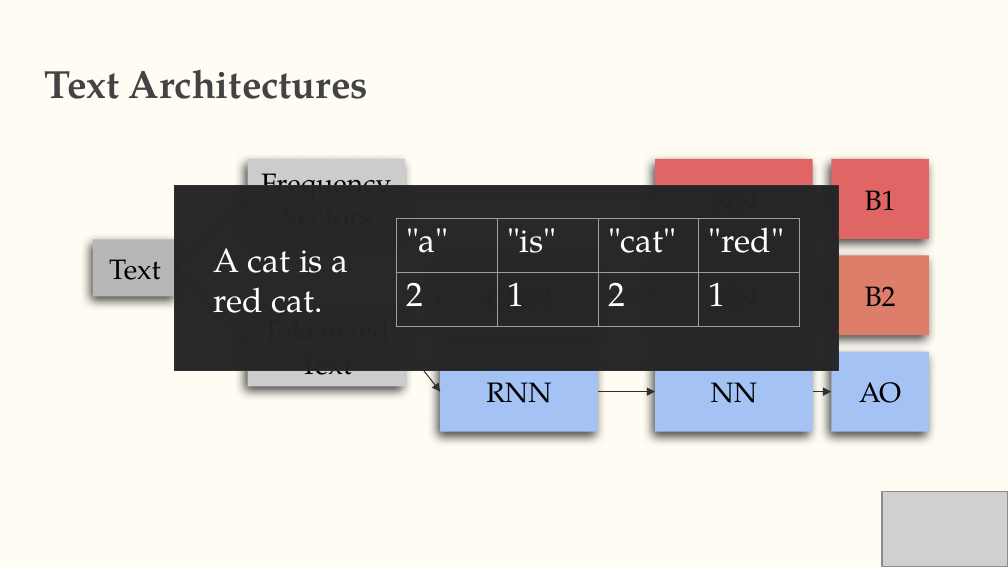
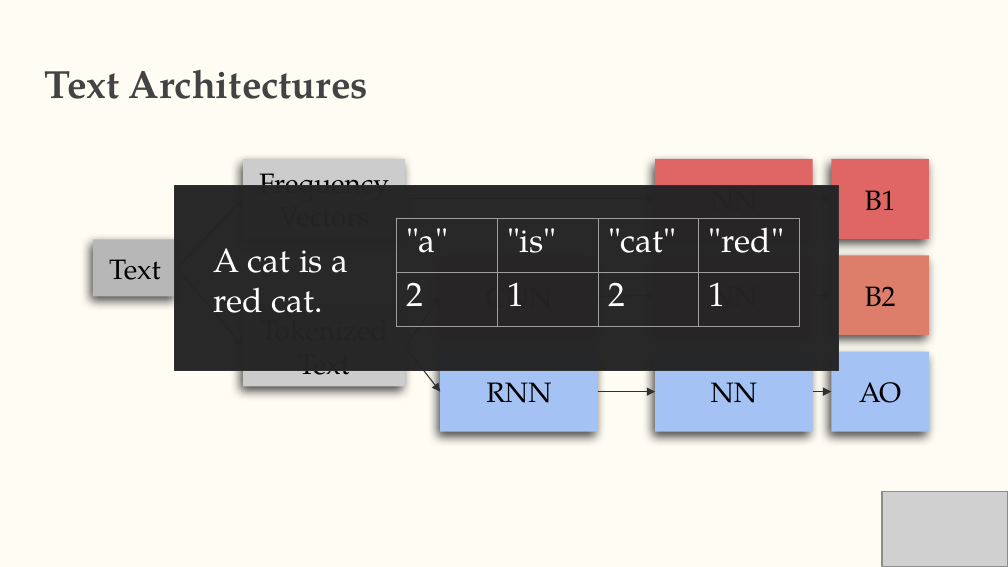
Before and after one commit to murtlatif/reddit-rank, a slide deck: slide 4 of ProjectProposal/RedditRank-ProposalPresentation.pptx. Drawn at 1008x567 pixels with LibreOffice and Linux fonts; fonts in the diff are those of the drawing; grey boxes stand for pictures. Boxes give left, top, right and bottom in pixels: in the first picture for what was removed or moved away, otherwise in the second. Text is boxed around its words. In the diff, an @@ line names an element or a change of style, - is before the commit and + after.

```diff
--- a/ProjectProposal/RedditRank-ProposalPresentation.pptx
+++ b/ProjectProposal/RedditRank-ProposalPresentation.pptx
@@ rectangle "Frequency": place and size @@
-rectangle "Frequency" at <box>248,159,405,239</box>
+rectangle "Frequency" at <box>243,159,405,239</box>
@@ rectangle "Tokenized": place and size @@
-rectangle "Tokenized" at <box>248,306,405,386</box>
+rectangle "Tokenized" at <box>243,306,405,386</box>
```
Also in this commit, not shown: 9 other files.
